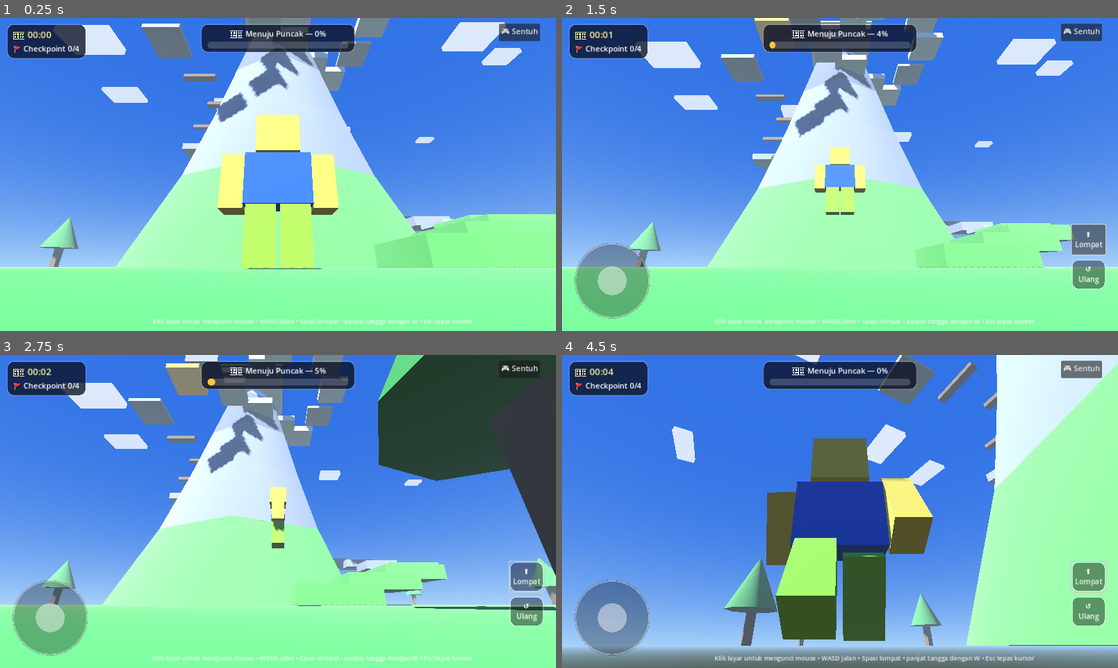
Above: before the commit, frames 1-4 (two rows, left to right).
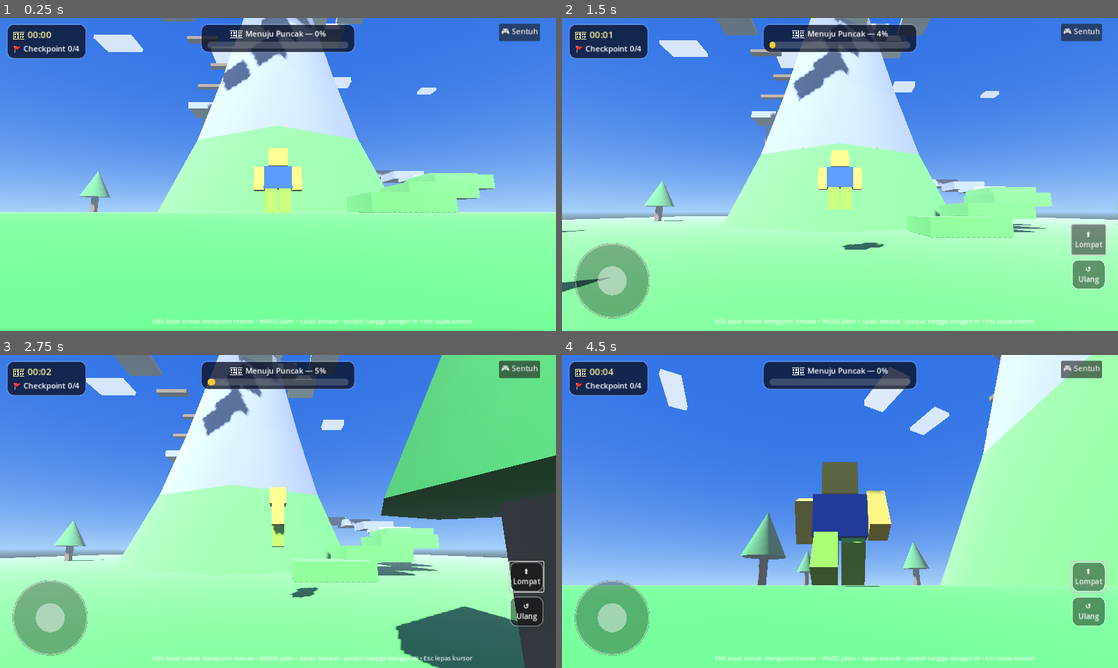
Above: after the commit, the same moments.

Repository: lnx645/poggygames
Game: Godot game, scene res://main.tscn
Same seed, same stepped clock (60 frames per second), same inputs: the game is played once before the commit and once after it.
Inputs (mouse positions are in pixels of both pictures, inside the frame that each line leads up to):
- Up to frame 1 (0.25 s): no input
- Up to frame 2 (1.5 s): click "🎮 Sentuh" at 0.5 s; click "⬆️ Lompat" at 1.25 s
- Up to frame 3 (2.75 s): move the mouse to (400, 495) at 2.02 s; hold D from 2.03 s (still down); click (400, 495) at 2.17 s; tap Space at 2.27 s
- Up to frame 4 (4.5 s): move the mouse to (812, 511) at 2.77 s; release D at 2.78 s; hold W from 2.78 s (still down); tap Space at 3.02 s; move the mouse to (851, 505) at 3.52 s; move the mouse to (834, 517) at 4.27 s

The runs differ from the first frame. In frame 1, 40% of the frame differs, in the area x 0-100%, y 0-82%; in frame 2, 37%; in frame 3, 53%, in the area x 0-100%, y 0-100%; in frame 4, 50%.

Commit message:
PoggyClimb: sudut kamera awal lebih tinggi

Diff:
--- a/godot-climb/pemain3.gd
+++ b/godot-climb/pemain3.gd
@@ -16,7 +16,7 @@
 var _putar: Node3D
 var _kamera: Camera3D
 var _yaw := 0.0
-var _pitch := 0.38
+var _pitch := 0.16
 var _model: Node3D
 var _kaki_kiri: Node3D
 var _kaki_kanan: Node3D
Not shown, changed: games/poggyclimb/index.html
Not shown, changed: games/poggyclimb/index.pck
